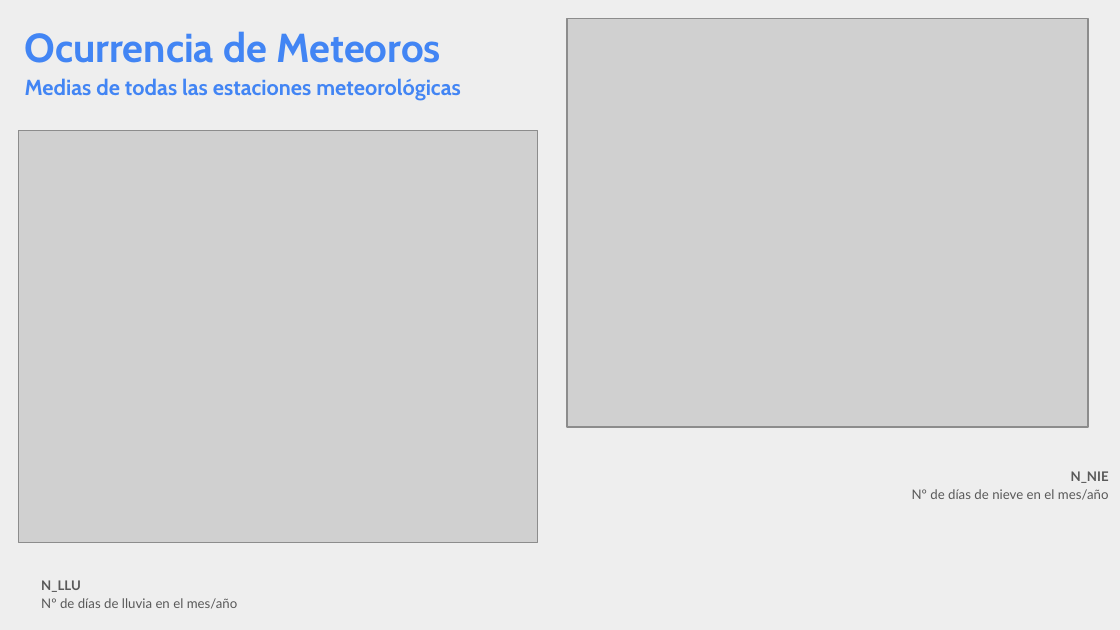
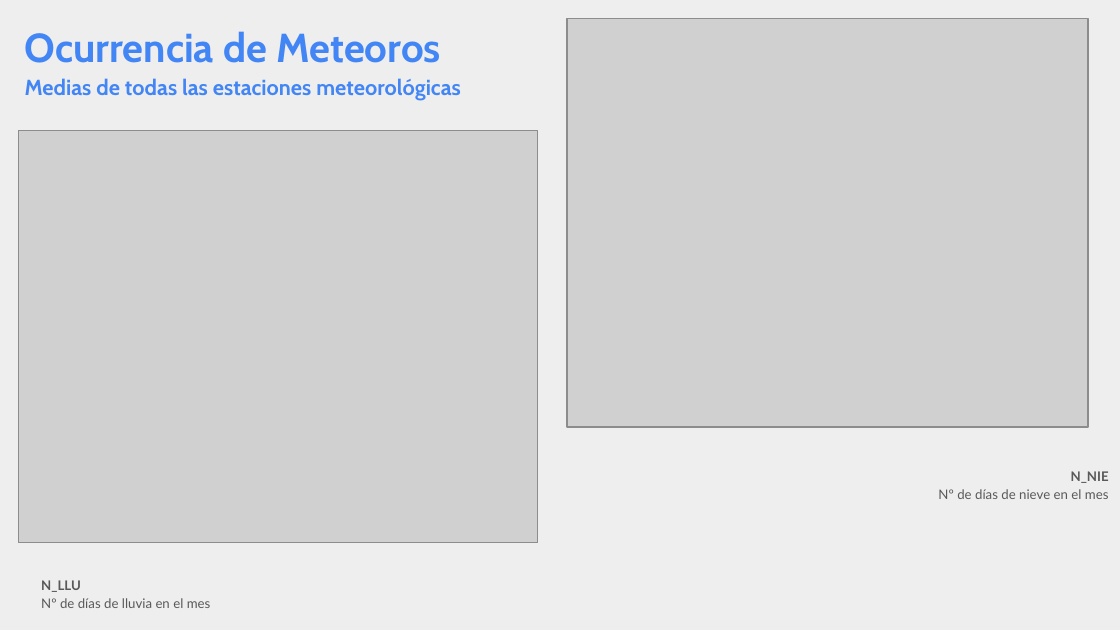
Before and after one commit to pasinatosilvia/Mi_primer_EDA, a slide deck: slide 10 of EDA_presentacion.pptx. Drawn at 1120x630 pixels with LibreOffice and Linux fonts; fonts in the diff are those of the drawing; grey boxes stand for pictures. Boxes give left, top, right and bottom in pixels: in the first picture for what was removed or moved away, otherwise in the second. Text is boxed around its words. In the diff, an @@ line names an element or a change of style, - is before the commit and + after.

```diff
--- a/EDA_presentacion.pptx
+++ b/EDA_presentacion.pptx
@@ title at (938,489,1109,499): text changed @@
-Nº de días de nieve en el mes/año
+Nº de días de nieve en el mes
@@ title at (41,598,211,608): text changed @@
-Nº de días de lluvia en el mes/año
+Nº de días de lluvia en el mes
```
Also in this commit, not shown: 12 other slides changed, 2 other files.
